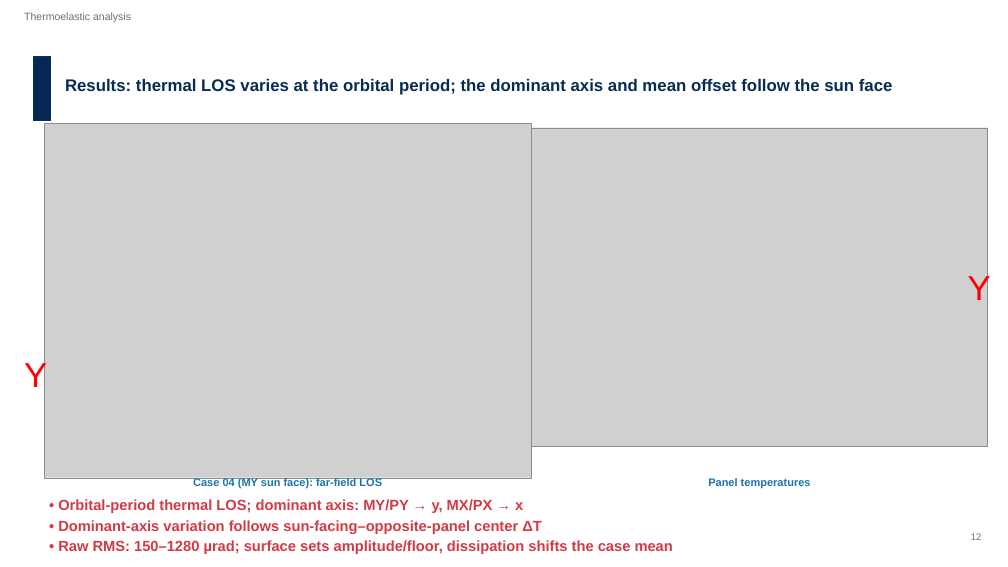
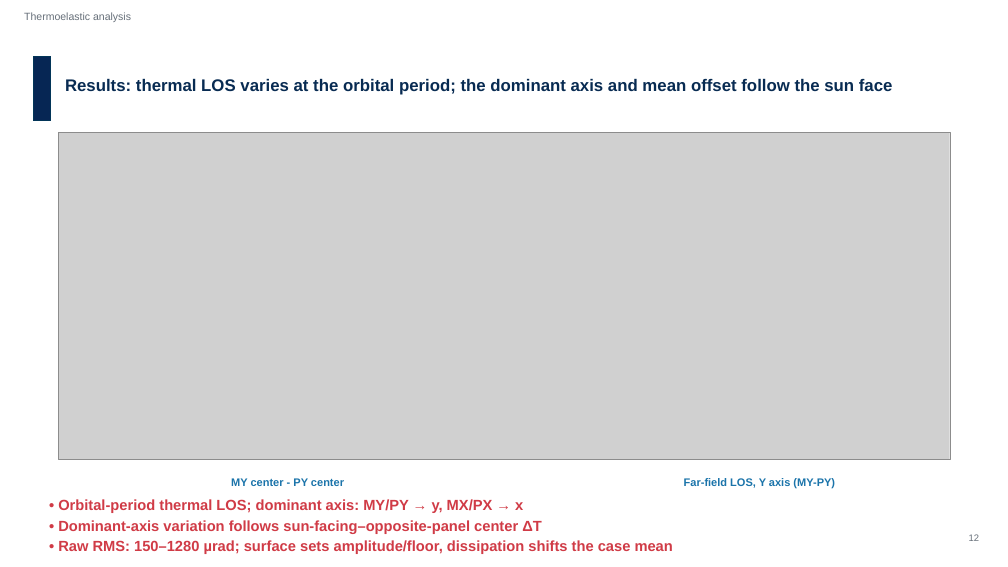
Before and after one commit to Hideki-1029/thermal-deformation-optcomm, a slide deck: slide 13 of papers/ICSO/slides/en_ICSO2026_slides_takamoto.pptx. Drawn at 1008x567 pixels with LibreOffice and Linux fonts; fonts in the diff are those of the drawing; grey boxes stand for pictures; background and template pictures are left out. Boxes give left, top, right and bottom in pixels: in the first picture for what was removed or moved away, otherwise in the second. Text is boxed around its words. In the diff, an @@ line names an element or a change of style, - is before the commit and + after.

```diff
--- a/papers/ICSO/slides/en_ICSO2026_slides_takamoto.pptx
+++ b/papers/ICSO/slides/en_ICSO2026_slides_takamoto.pptx
@@ picture removed at (44,124,531,478) @@
@@ picture added at (58,132,950,459) @@
@@ picture removed at (531,128,988,446) @@
@@ text removed at (968,272,991,307) @@
-Y
@@ text removed at (24,360,47,395) @@
-Y
@@ text at (231,478,344,486): text changed @@
-Case 04 (MY sun face): far-field LOS
+MY center - PY center
@@ text at (684,478,835,489): text changed @@
-Panel temperatures
+Far-field LOS, Y axis (MY-PY)
```
Also in this commit, not shown: 5 other files.
